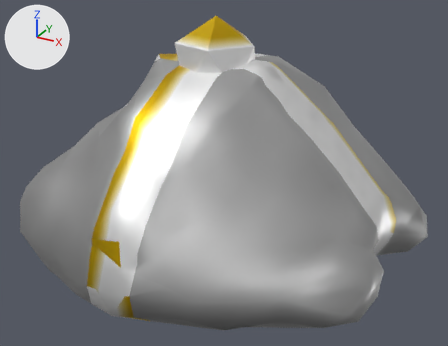
A saved change to the COLLADA model EndlessDelivery Unity/Assets/Delivery/Cosmetics/Presents/PS5/ps5.dae.
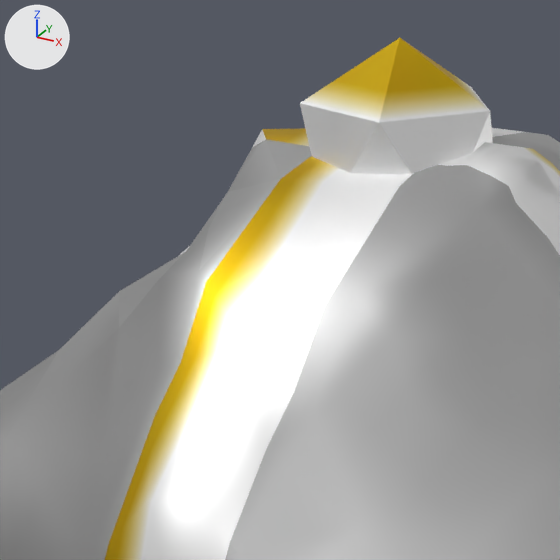
Old and new are each drawn whole from a camera (50 mm lens) standing at (1.126, -1.937, 1.044) and looking at (0.059, 0.002, 0.074) and again close up on the part from 11% to 63% of the width and 0% to 68% of the height. The axes (+X, +Y, +Z) are drawn at upper left. The lights are the same throughout. The last two pictures show the newer version. Where no turn or scale is listed for an object, it has been applied to the vertices.

In view in the first close-up: 'Florp', 'Icosphere'.
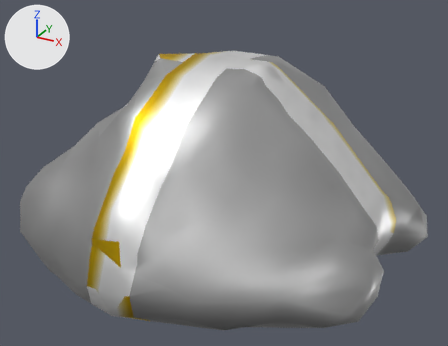
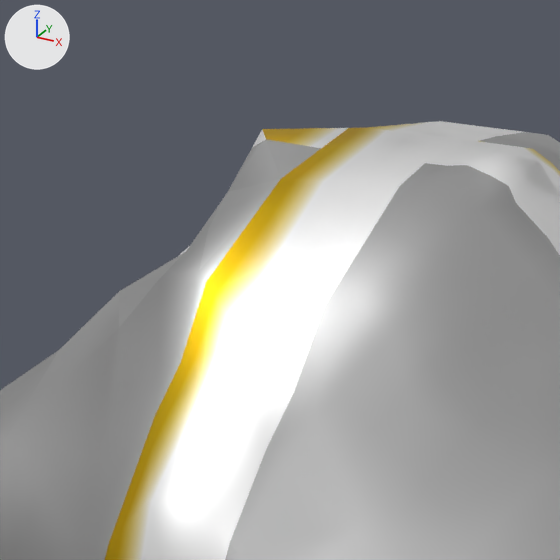
The newer file is also rescaled (x1.2), turned or shifted as a whole; pictures and numbers use the older file's frame.

Where the change shows, as pixel boxes (x1, y1, x2, y2) in the close-ups (560 x 560 px):
'Icosphere', deleted: before (300, 38, 493, 174)

The change, as a diff of the scene's bpy script:
```diff
--- a/EndlessDelivery Unity/Assets/Delivery/Cosmetics/Presents/PS5/ps5.dae.py
+++ b/EndlessDelivery Unity/Assets/Delivery/Cosmetics/Presents/PS5/ps5.dae.py
@@ ob_icosphere @@
-ob_icosphere = bpy.data.objects.new('Icosphere', me_icosphere)
-ob_icosphere.location = (0.0, 0.053, 0.49)
```
